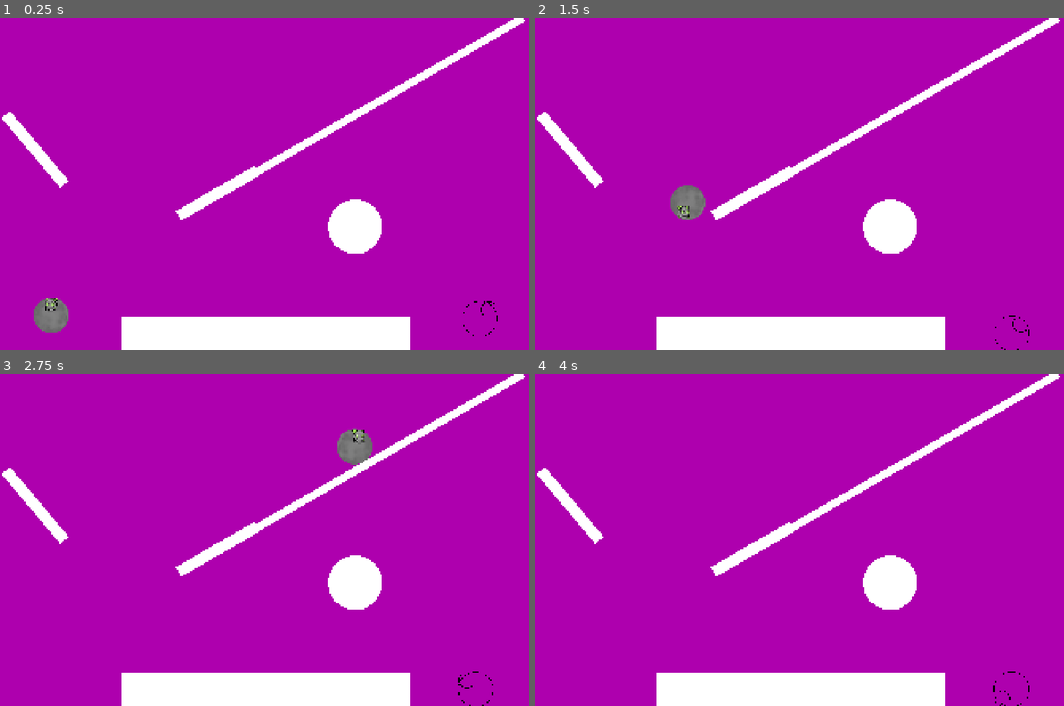
Above: before the commit, frames 1-4 (two rows, left to right).
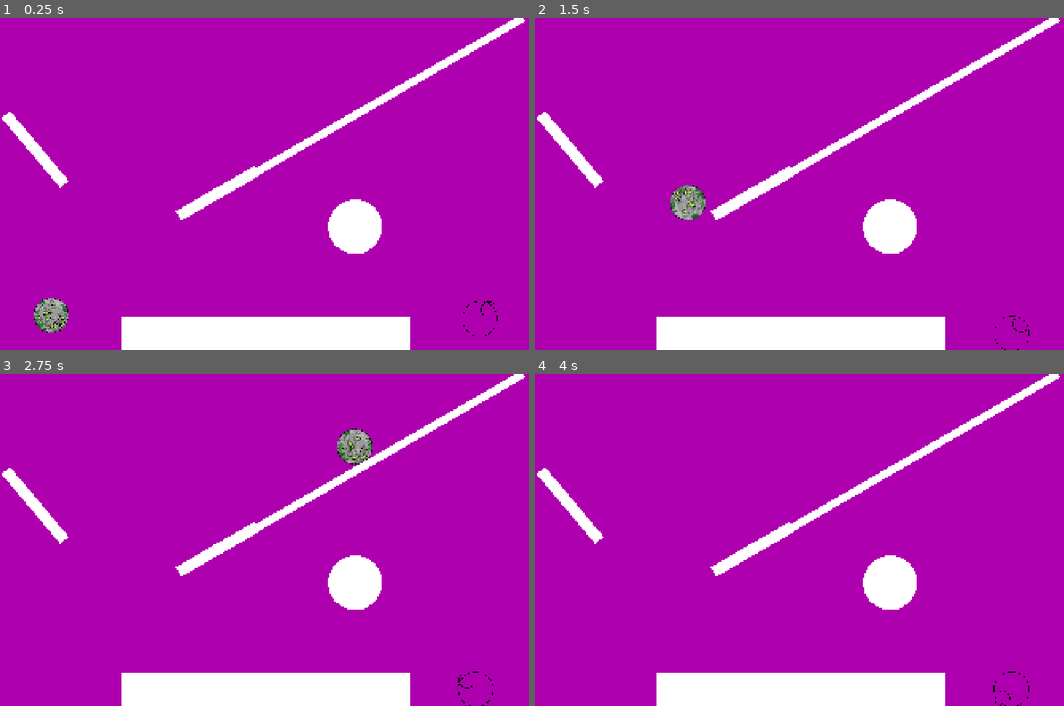
Above: after the commit, the same moments.

Repository: Isaac-Ryland/BoulderBlitz
Game: Godot game, scene res://Scenes/start_menu.tscn
The game is run twice, just before and just after one commit, with the same random seed, the same clock (stepped at 60 frames per second) and the same inputs. This scene is started directly instead of the project's main scene.
Inputs:
- Up to frame 1 (0.25 s): no input
- Up to frame 2 (1.5 s): hold D (player_1_right) from 0.53 s (still down); tap Left (player_2_left) at 0.6 s; tap W (player_1_jump) at 0.77 s; tap Right (player_2_right) at 1.35 s
- Up to frame 3 (2.75 s): tap W (player_1_jump) at 1.52 s; release D (player_1_right) at 2.03 s; hold A (player_1_left) from 2.03 s (still down); tap Left (player_2_left) at 2.1 s
- Up to frame 4 (4 s): release A (player_1_left) at 2.78 s; hold D (player_1_right) from 2.78 s (still down); tap Right (player_2_right) at 2.85 s; tap W (player_1_jump) at 3.02, 3.77 s; tap Left (player_2_left) at 3.6 s

The runs differ from the first frame. In frame 1, 0.5% of the frame differs, in the area x 6-13%, y 84-95%; in frame 2, 0.4%; in frame 3, 0.5%, in the area x 63-71%, y 16-28%; in frame 4, nothing differs.

Commit message:
Animation sys fix & Secret button
The animation system has been changed so it no longer flips the sprite, and the secret button has been added although currently does nothing

Diff:
--- a/Scenes/main_menu.tscn
+++ b/Scenes/main_menu.tscn
@@ -17,6 +17,9 @@
 [ext_resource type="Texture2D" uid="uid://ciipiijoleop4" path="res://Assets/MainMenuArt/SettingsPress.png" id="13_1p4ox"]
 [ext_resource type="Texture2D" uid="uid://c8h5f68v3nivw" path="res://Assets/MainMenuArt/SettingsHover.png" id="14_rhauc"]
 
+[sub_resource type="StyleBoxTexture" id="StyleBoxTexture_m3bi6"]
+texture = ExtResource("3_40n20")
+
 [sub_resource type="InputEventKey" id="InputEventKey_ufjoy"]
 device = -1
 keycode = 32
@@ -69,7 +72,18 @@
 offset_right = 1138.0
 offset_bottom = 464.0
 
+[node name="Panel" type="Panel" parent="Icon"]
+layout_mode = 1
+anchors_preset = 15
+anchor_right = 1.0
+anchor_bottom = 1.0
+offset_bottom = 8.0
+grow_horizontal = 2
+grow_vertical = 2
+theme_override_styles/panel = SubResource("StyleBoxTexture_m3bi6")
+
 [node name="TextureRect" type="TextureRect" parent="Icon"]
+visible = false
 layout_mode = 1
 offset_right = 380.0
 offset_bottom = 388.0
@@ -184,7 +198,25 @@
 texture_hover = ExtResource("14_rhauc")
 ignore_texture_size = true
 
+[node name="SecretButton" type="Control" parent="."]
+layout_mode = 3
+anchors_preset = 0
+offset_left = 183.0
+offset_top = 183.0
+offset_right = 193.0
+offset_bottom = 193.0
+
+[node name="TextureButton" type="TextureButton" parent="SecretButton"]
+layout_mode = 1
+anchors_preset = 15
+anchor_right = 1.0
+anchor_bottom = 1.0
+grow_horizontal = 2
+grow_vertical = 2
+button_mask = 2
+
 [connection signal="pressed" from="PlayButton/TextureButton" to="." method="on_play_button_pressed"]
 [connection signal="pressed" from="CreditButton/TextureButton" to="." method="on_credit_button_pressed"]
 [connection signal="pressed" from="QuitButton/TextureButton" to="." method="on_quit_button_pressed"]
 [connection signal="pressed" from="SettingsButton/TextureButton" to="." method="on_settings_button_pressed"]
+[connection signal="pressed" from="SecretButton/TextureButton" to="." method="on_secret_button_pressed"]
--- a/Scenes/player_1.tscn
+++ b/Scenes/player_1.tscn
@@ -2,151 +2,154 @@
 
 [ext_resource type="Script" uid="uid://dlm33tr4u6qpy" path="res://Scripts/player_1.gd" id="1_glwf3"]
 [ext_resource type="Texture2D" uid="uid://bt5rr483ckwaf" path="res://Assets/Sprites/pixilart-sprite (1).png" id="2_m6w68"]
-[ext_resource type="Texture2D" uid="uid://c5v8lko6cxn0f" path="res://Assets/Sprites/player.png" id="3_qm43g"]
+[ext_resource type="Texture2D" uid="uid://dkpvheighx8n2" path="res://Assets/Sprites/GREEN-BOULDER-SPRITESHEET.png" id="3_c4k0l"]
 [ext_resource type="PhysicsMaterial" uid="uid://bvkabrx6nujub" path="res://Assets/PhysicsMaterials/ground-material.tres" id="4_1vlg4"]
 
-[sub_resource type="AtlasTexture" id="AtlasTexture_sn5lw"]
-atlas = ExtResource("3_qm43g")
+[sub_resource type="CircleShape2D" id="CircleShape2D_3a7x7"]
+radius = 63.0
+
+[sub_resource type="AtlasTexture" id="AtlasTexture_aatkl"]
+atlas = ExtResource("3_c4k0l")
 region = Rect2(0, 0, 128, 128)
 
-[sub_resource type="AtlasTexture" id="AtlasTexture_pjx1m"]
-atlas = ExtResource("3_qm43g")
+[sub_resource type="AtlasTexture" id="AtlasTexture_lp8rx"]
+atlas = ExtResource("3_c4k0l")
 region = Rect2(128, 0, 128, 128)
 
-[sub_resource type="AtlasTexture" id="AtlasTexture_ial70"]
-atlas = ExtResource("3_qm43g")
+[sub_resource type="AtlasTexture" id="AtlasTexture_jkush"]
+atlas = ExtResource("3_c4k0l")
 region = Rect2(256, 0, 128, 128)
 
-[sub_resource type="AtlasTexture" id="AtlasTexture_ife0l"]
-atlas = ExtResource("3_qm43g")
+[sub_resource type="AtlasTexture" id="AtlasTexture_vmi10"]
+atlas = ExtResource("3_c4k0l")
 region = Rect2(384, 0, 128, 128)
 
-[sub_resource type="AtlasTexture" id="AtlasTexture_dv1i0"]
-atlas = ExtResource("3_qm43g")
+[sub_resource type="AtlasTexture" id="AtlasTexture_mndha"]
+atlas = ExtResource("3_c4k0l")
 region = Rect2(512, 0, 128, 128)
 
-[sub_resource type="AtlasTexture" id="AtlasTexture_wwcyn"]
-atlas = ExtResource("3_qm43g")
+[sub_resource type="AtlasTexture" id="AtlasTexture_2ympu"]
+atlas = ExtResource("3_c4k0l")
 region = Rect2(640, 0, 128, 128)
 
-[sub_resource type="AtlasTexture" id="AtlasTexture_jlchh"]
-atlas = ExtResource("3_qm43g")
+[sub_resource type="AtlasTexture" id="AtlasTexture_1fs8r"]
+atlas = ExtResource("3_c4k0l")
 region = Rect2(768, 0, 128, 128)
 
-[sub_resource type="AtlasTexture" id="AtlasTexture_8556p"]
-atlas = ExtResource("3_qm43g")
+[sub_resource type="AtlasTexture" id="AtlasTexture_s4j3i"]
+atlas = ExtResource("3_c4k0l")
 region = Rect2(896, 0, 128, 128)
 
-[sub_resource type="AtlasTexture" id="AtlasTexture_4utab"]
-atlas = ExtResource("3_qm43g")
+[sub_resource type="AtlasTexture" id="AtlasTexture_et7db"]
+atlas = ExtResource("3_c4k0l")
 region = Rect2(1024, 0, 128, 128)
 
-[sub_resource type="AtlasTexture" id="AtlasTexture_q8pr0"]
-atlas = ExtResource("3_qm43g")
+[sub_resource type="AtlasTexture" id="AtlasTexture_du3lb"]
+atlas = ExtResource("3_c4k0l")
 region = Rect2(1152, 0, 128, 128)
 
-[sub_resource type="AtlasTexture" id="AtlasTexture_hx6lo"]
-atlas = ExtResource("3_qm43g")
+[sub_resource type="AtlasTexture" id="AtlasTexture_kslfe"]
+atlas = ExtResource("3_c4k0l")
 region = Rect2(1280, 0, 128, 128)
 
-[sub_resource type="AtlasTexture" id="AtlasTexture_k2krk"]
-atlas = ExtResource("3_qm43g")
+[sub_resource type="AtlasTexture" id="AtlasTexture_k46vw"]
+atlas = ExtResource("3_c4k0l")
 region = Rect2(1408, 0, 128, 128)
 
-[sub_resource type="AtlasTexture" id="AtlasTexture_3v53o"]
-atlas = ExtResource("3_qm43g")
+[sub_resource type="AtlasTexture" id="AtlasTexture_xg3ne"]
+atlas = ExtResource("3_c4k0l")
 region = Rect2(1536, 0, 128, 128)
 
-[sub_resource type="AtlasTexture" id="AtlasTexture_101c2"]
-atlas = ExtResource("3_qm43g")
+[sub_resource type="AtlasTexture" id="AtlasTexture_tyugg"]
+atlas = ExtResource("3_c4k0l")
 region = Rect2(1664, 0, 128, 128)
 
-[sub_resource type="AtlasTexture" id="AtlasTexture_6qisw"]
-atlas = ExtResource("3_qm43g")
+[sub_resource type="AtlasTexture" id="AtlasTexture_q1mvt"]
+atlas = ExtResource("3_c4k0l")
 region = Rect2(1792, 0, 128, 128)
 
-[sub_resource type="AtlasTexture" id="AtlasTexture_jiav8"]
-atlas = ExtResource("3_qm43g")
+[sub_resource type="AtlasTexture" id="AtlasTexture_qrwht"]
+atlas = ExtResource("3_c4k0l")
 region = Rect2(1920, 0, 128, 128)
 
-[sub_resource type="AtlasTexture" id="AtlasTexture_x7q5t"]
-atlas = ExtResource("3_qm43g")
+[sub_resource type="AtlasTexture" id="AtlasTexture_dbliy"]
+atlas = ExtResource("3_c4k0l")
 region = Rect2(2048, 0, 128, 128)
 
-[sub_resource type="AtlasTexture" id="AtlasTexture_ctw3l"]
-atlas = ExtResource("3_qm43g")
+[sub_resource type="AtlasTexture" id="AtlasTexture_ccce5"]
+atlas = ExtResource("3_c4k0l")
 region = Rect2(2176, 0, 128, 128)
 
-[sub_resource type="AtlasTexture" id="AtlasTexture_xb6dw"]
-atlas = ExtResource("3_qm43g")
+[sub_resource type="AtlasTexture" id="AtlasTexture_ex6al"]
+atlas = ExtResource("3_c4k0l")
 region = Rect2(2304, 0, 128, 128)
 
-[sub_resource type="AtlasTexture" id="AtlasTexture_rm30q"]
-atlas = ExtResource("3_qm43g")
+[sub_resource type="AtlasTexture" id="AtlasTexture_durvq"]
+atlas = ExtResource("3_c4k0l")
 region = Rect2(2432, 0, 128, 128)
 
-[sub_resource type="AtlasTexture" id="AtlasTexture_26gg3"]
-atlas = ExtResource("3_qm43g")
+[sub_resource type="AtlasTexture" id="AtlasTexture_2xfhf"]
+atlas = ExtResource("3_c4k0l")
 region = Rect2(2560, 0, 128, 128)
 
-[sub_resource type="AtlasTexture" id="AtlasTexture_mro1v"]
-atlas = ExtResource("3_qm43g")
+[sub_resource type="AtlasTexture" id="AtlasTexture_a8pmy"]
+atlas = ExtResource("3_c4k0l")
 region = Rect2(2688, 0, 128, 128)
 
-[sub_resource type="AtlasTexture" id="AtlasTexture_74xp4"]
-atlas = ExtResource("3_qm43g")
+[sub_resource type="AtlasTexture" id="AtlasTexture_uotsj"]
+atlas = ExtResource("3_c4k0l")
 region = Rect2(2816, 0, 128, 128)
 
-[sub_resource type="AtlasTexture" id="AtlasTexture_l5jwe"]
-atlas = ExtResource("3_qm43g")
+[sub_resource type="AtlasTexture" id="AtlasTexture_va88g"]
+atlas = ExtResource("3_c4k0l")
 region = Rect2(2944, 0, 128, 128)
 
-[sub_resource type="AtlasTexture" id="AtlasTexture_clbsw"]
-atlas = ExtResource("3_qm43g")
+[sub_resource type="AtlasTexture" id="AtlasTexture_hsg2c"]
+atlas = ExtResource("3_c4k0l")
 region = Rect2(3072, 0, 128, 128)
 
-[sub_resource type="AtlasTexture" id="AtlasTexture_s1ljr"]
-atlas = ExtResource("3_qm43g")
+[sub_resource type="AtlasTexture" id="AtlasTexture_vadkl"]
+atlas = ExtResource("3_c4k0l")
 region = Rect2(3200, 0, 128, 128)
 
-[sub_resource type="AtlasTexture" id="AtlasTexture_a4tbk"]
-atlas = ExtResource("3_qm43g")
+[sub_resource type="AtlasTexture" id="AtlasTexture_bkimo"]
+atlas = ExtResource("3_c4k0l")
 region = Rect2(3328, 0, 128, 128)
 
-[sub_resource type="AtlasTexture" id="AtlasTexture_ogpiq"]
-atlas = ExtResource("3_qm43g")
+[sub_resource type="AtlasTexture" id="AtlasTexture_yt1lk"]
+atlas = ExtResource("3_c4k0l")
 region = Rect2(3456, 0, 128, 128)
 
-[sub_resource type="AtlasTexture" id="AtlasTexture_yqflo"]
-atlas = ExtResource("3_qm43g")
+[sub_resource type="AtlasTexture" id="AtlasTexture_gepg7"]
+atlas = ExtResource("3_c4k0l")
 region = Rect2(3584, 0, 128, 128)
 
-[sub_resource type="AtlasTexture" id="AtlasTexture_upe8i"]
-atlas = ExtResource("3_qm43g")
+[sub_resource type="AtlasTexture" id="AtlasTexture_lctyb"]
+atlas = ExtResource("3_c4k0l")
 region = Rect2(3712, 0, 128, 128)
 
-[sub_resource type="AtlasTexture" id="AtlasTexture_qhtaj"]
-atlas = ExtResource("3_qm43g")
+[sub_resource type="AtlasTexture" id="AtlasTexture_s1db0"]
+atlas = ExtResource("3_c4k0l")
 region = Rect2(3840, 0, 128, 128)
 
-[sub_resource type="AtlasTexture" id="AtlasTexture_c1duo"]
-atlas = ExtResource("3_qm43g")
+[sub_resource type="AtlasTexture" id="AtlasTexture_5fqwb"]
+atlas = ExtResource("3_c4k0l")
 region = Rect2(3968, 0, 128, 128)
 
-[sub_resource type="AtlasTexture" id="AtlasTexture_3mp55"]
-atlas = ExtResource("3_qm43g")
+[sub_resource type="AtlasTexture" id="AtlasTexture_ty4o1"]
+atlas = ExtResource("3_c4k0l")
 region = Rect2(4096, 0, 128, 128)
 
-[sub_resource type="AtlasTexture" id="AtlasTexture_6yqs3"]
-atlas = ExtResource("3_qm43g")
+[sub_resource type="AtlasTexture" id="AtlasTexture_305br"]
+atlas = ExtResource("3_c4k0l")
 region = Rect2(4224, 0, 128, 128)
 
-[sub_resource type="AtlasTexture" id="AtlasTexture_2wd1w"]
-atlas = ExtResource("3_qm43g")
+[sub_resource type="AtlasTexture" id="AtlasTexture_41bo0"]
+atlas = ExtResource("3_c4k0l")
 region = Rect2(4352, 0, 128, 128)
 
-[sub_resource type="AtlasTexture" id="AtlasTexture_7cm2p"]
-atlas = ExtResource("3_qm43g")
+[sub_resource type="AtlasTexture" id="AtlasTexture_h8d83"]
+atlas = ExtResource("3_c4k0l")
 region = Rect2(4480, 0, 128, 128)
 
 [sub_resource type="AtlasTexture" id="AtlasTexture_a0cai"]
@@ -331,22 +334,19 @@
 "speed": 5.0
 }]
 
-[sub_resource type="CircleShape2D" id="CircleShape2D_3a7x7"]
-radius = 63.0
-
 [node name="Player1" type="CharacterBody2D"]
 floor_stop_on_slope = false
 floor_snap_length = 10.0
 script = ExtResource("1_glwf3")
 
+[node name="RigidBody2D" type="RigidBody2D" parent="."]
+physics_material_override = ExtResource("4_1vlg4")
+
+[node name="CollisionShape2D" type="CollisionShape2D" parent="."]
+position = Vector2(0, -64)
+shape = SubResource("CircleShape2D_3a7x7")
+
 [node name="AnimatedSprite2D" type="AnimatedSprite2D" parent="."]
 position = Vector2(0, -64)
 sprite_frames = SubResource("SpriteFrames_0gkms")
 animation = &"Anim1"
-
-[node name="RigidBody2D" type="RigidBody2D" parent="."]
-physics_material_override = ExtResource("4_1vlg4")
-
-[node name="CollisionShape2D" type="CollisionShape2D" parent="."]
-position = Vector2(0, -64)
-shape = SubResource("CircleShape2D_3a7x7")
--- a/Scripts/main_menu.gd
+++ b/Scripts/main_menu.gd
@@ -12,3 +12,6 @@
 
 func on_credit_button_pressed() -> void:
 	get_tree().change_scene_to_file("res://Scenes/credits.tscn")
+
+func on_secret_button_pressed() -> void:
+	pass # Replace with function body.
--- a/Scripts/player_1.gd
+++ b/Scripts/player_1.gd
@@ -21,10 +21,10 @@
 	var direction := Input.get_axis("player_1_left", "player_1_right")
 
 	# Sprite flipping
-	if velocity.x < MOVING_THRESHOLD:
-		animated_sprite.flip_h = true
-	elif velocity.x > MOVING_THRESHOLD:
-		animated_sprite.flip_h = false
+	#if velocity.x < MOVING_THRESHOLD:
+	#	animated_sprite.flip_h = true
+	#elif velocity.x > MOVING_THRESHOLD:
+	#	animated_sprite.flip_h = false
 
 	# Sprite Animations
 	#if abs(velocity.x) > (SPEED/2):
@@ -36,7 +36,7 @@
 
 	if abs(velocity.x) > MOVING_THRESHOLD:
 		animated_sprite.play("Anim1")
-		animated_sprite.speed_scale = abs(velocity.x/BOULDER_RADIUS_IN_PIXELS)
+		animated_sprite.speed_scale = velocity.x/BOULDER_RADIUS_IN_PIXELS
 	else:
 		animated_sprite.stop()
 
--- a/project.godot
+++ b/project.godot
@@ -22,7 +22,6 @@
 window/size/viewport_height=1200
 window/size/mode=3
 window/stretch/mode="canvas_items"
-window/stretch/aspect="expand"
 
 [dotnet]
 
Binary file added: Assets/Sprites/GREEN-BOULDER-SPRITESHEET.png
Not shown, added: Assets/Sprites/GREEN-BOULDER-SPRITESHEET.png.import
Not shown: 1 places in Scenes/main_menu.tscn that only renumber resources
Not shown: 1 places in Scenes/player_1.tscn that only renumber resources
Not shown: 1 places in Scenes/start_menu.tscn that only renumber resources
